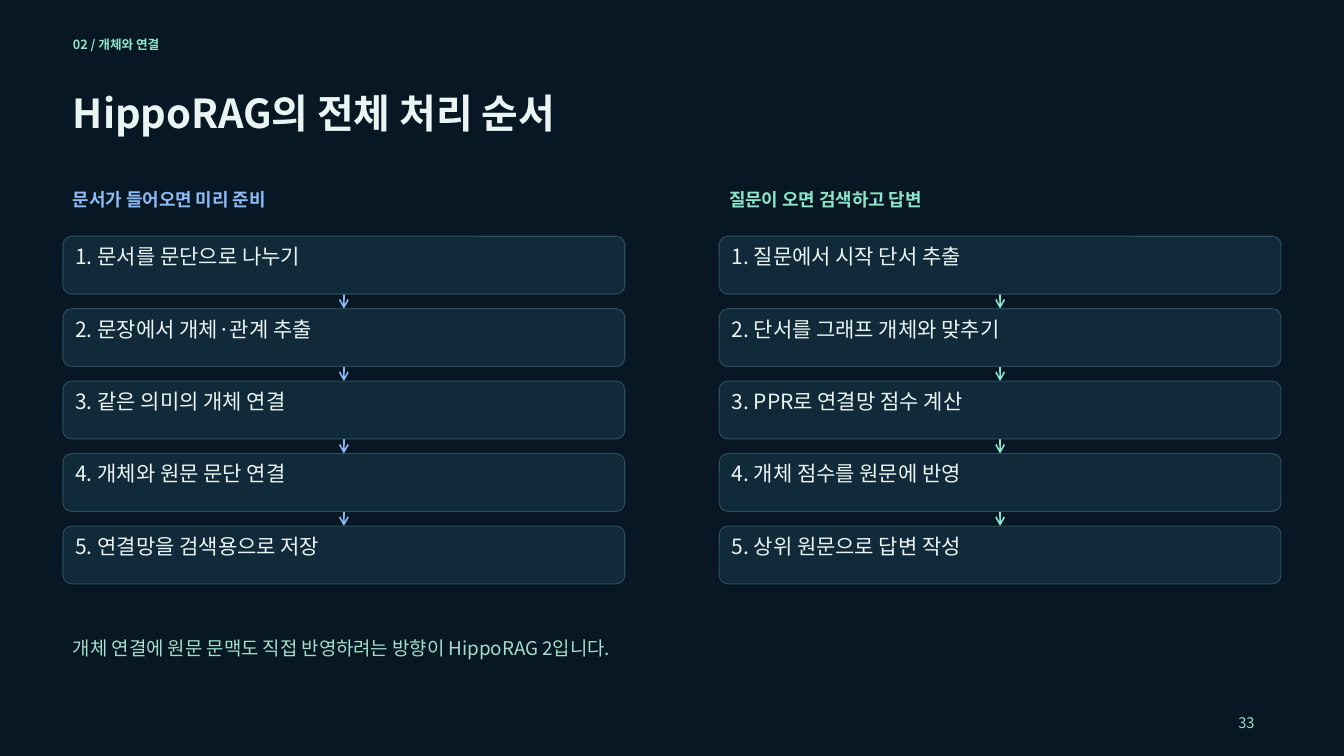
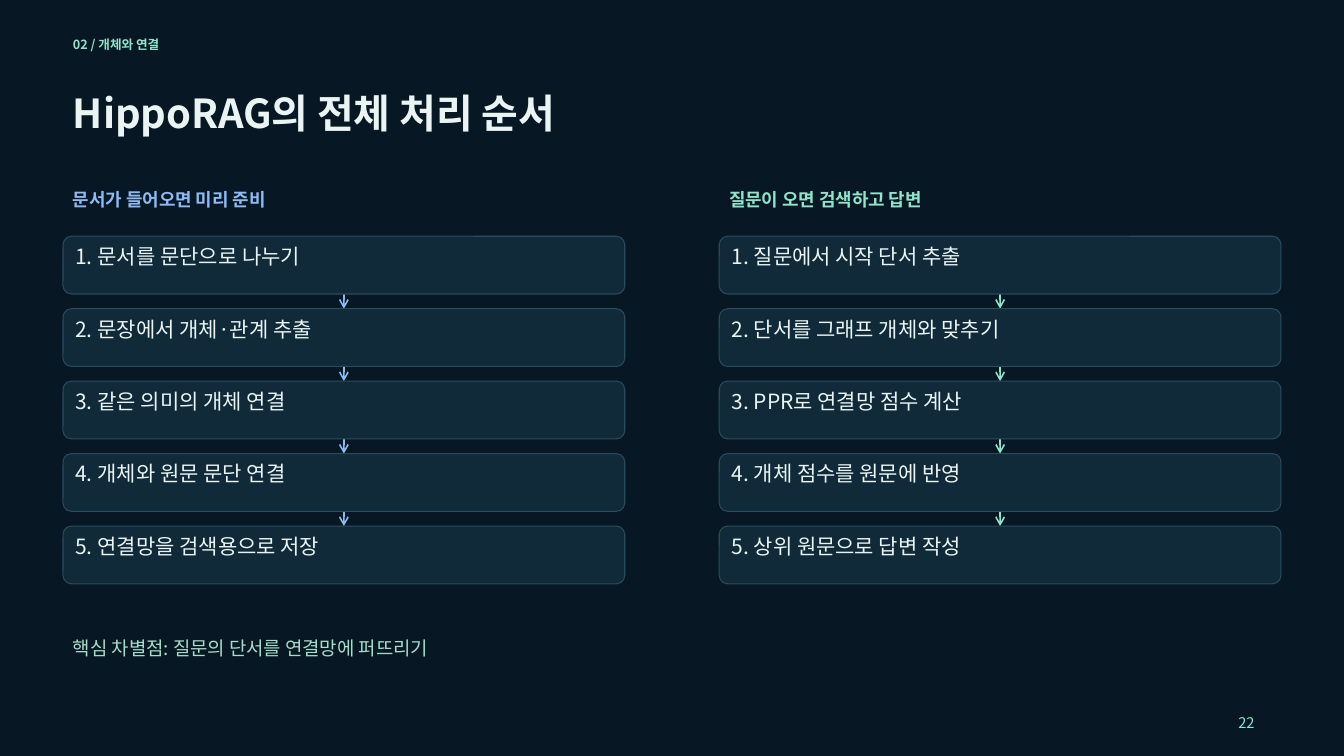
Before and after one commit to euiyulsong/graphrag-atlas, a slide deck: slide 22 of slides/GraphRAG_Atlas_Tech_Seminar.pptx (slide 33 before the commit). Drawn at 1344x756 pixels with LibreOffice and Linux fonts; fonts in the diff are those of the drawing. Boxes give left, top, right and bottom in pixels: in the first picture for what was removed or moved away, otherwise in the second. Text is boxed around its words. In the diff, an @@ line names an element or a change of style, - is before the commit and + after.

```diff
--- a/slides/GraphRAG_Atlas_Tech_Seminar.pptx
+++ b/slides/GraphRAG_Atlas_Tech_Seminar.pptx
@@ text at [73, 639, 428, 657]: text changed @@
-개체 연결에 원문 문맥도 직접 반영하려는 방향이 HippoRAG 2입니다.
+핵심 차별점: 질문의 단서를 연결망에 퍼뜨리기
@@ text at [1238, 717, 1254, 728]: text changed @@
-33
+22
```
Also in this commit, not shown: 12 other slides changed, 30 slides removed, 5 other files.
